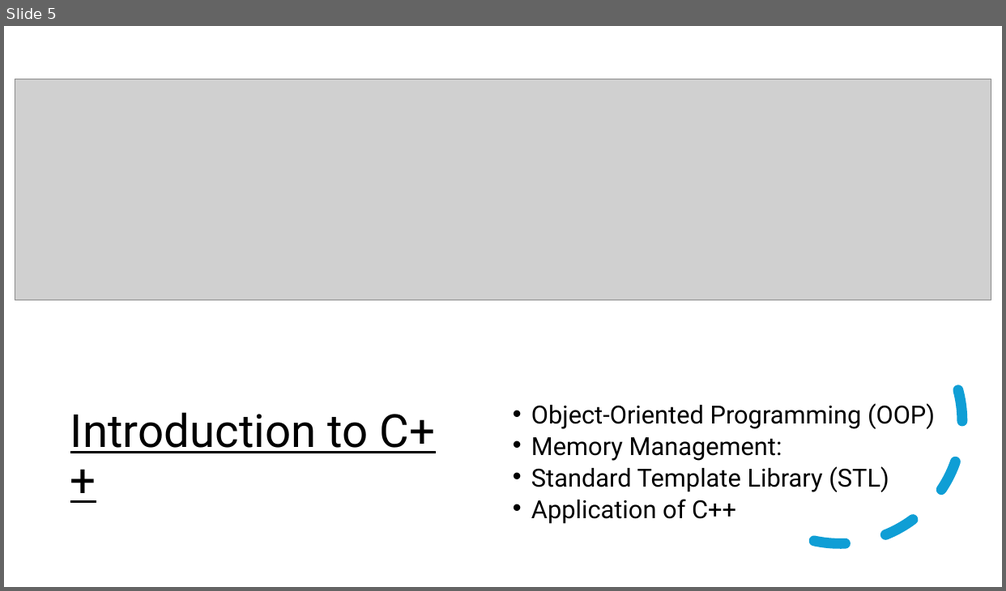
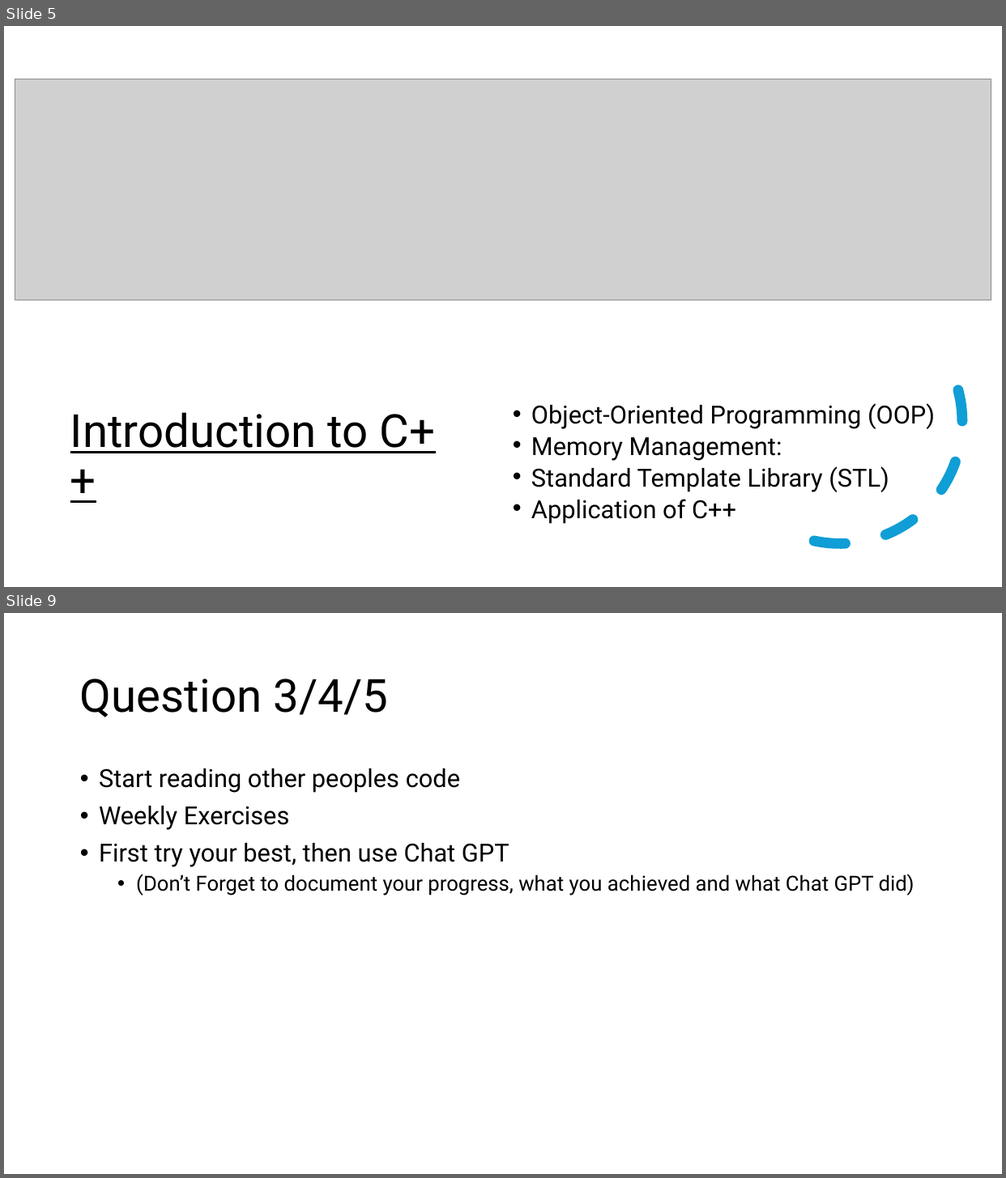
Before and after one commit to muazzamaqeel/Unversity-ComputerScience, a slide deck: C++/Tutoring/Lectures/WS-24/Introduction.pptx. Shown one above the other, each under a label of ours: slide 5 before the commit, slides 5 and 9 after it; the slides between them are not shown. The pictures are 1006x591 and 1006x1178 pixels, drawn with LibreOffice and Linux fonts; fonts in the diff are those of the drawing; grey boxes stand for pictures. Boxes give left, top, right and bottom in pixels: in the first picture for what was removed or moved away, otherwise in the second. Text is boxed around its words. In the diff, an @@ line names an element or a change of style, - is before the commit and + after.

```diff
--- a/C++/Tutoring/Lectures/WS-24/Introduction.pptx
+++ b/C++/Tutoring/Lectures/WS-24/Introduction.pptx
@@ slide 9 added at (4,613,1002,1174), background #FFFFFF @@
@@ title added at (80,679,388,717), 44 pt, text #000000 @@
+Question 3/4/5
@@ text added at (99,769,914,896), 24 pt, text #000000 @@
+• Start reading other peoples code
+• Weekly Exercises
+• First try your best, then use Chat GPT
+  • (Don’t Forget to document your progress, what you achieved and what Chat GPT did)
```
Also in this commit, not shown: 4 other slides added, 1 slide removed, 16 other files.
